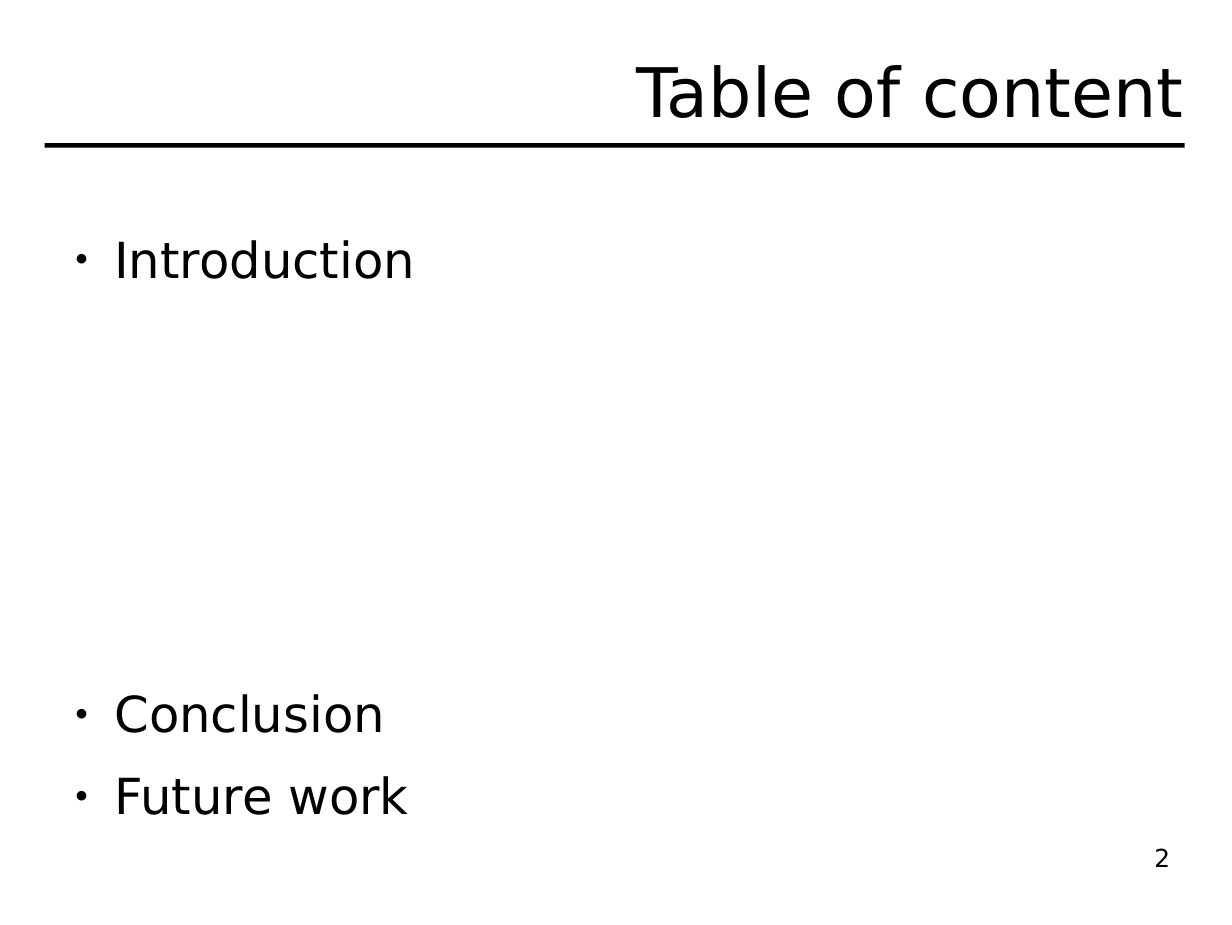
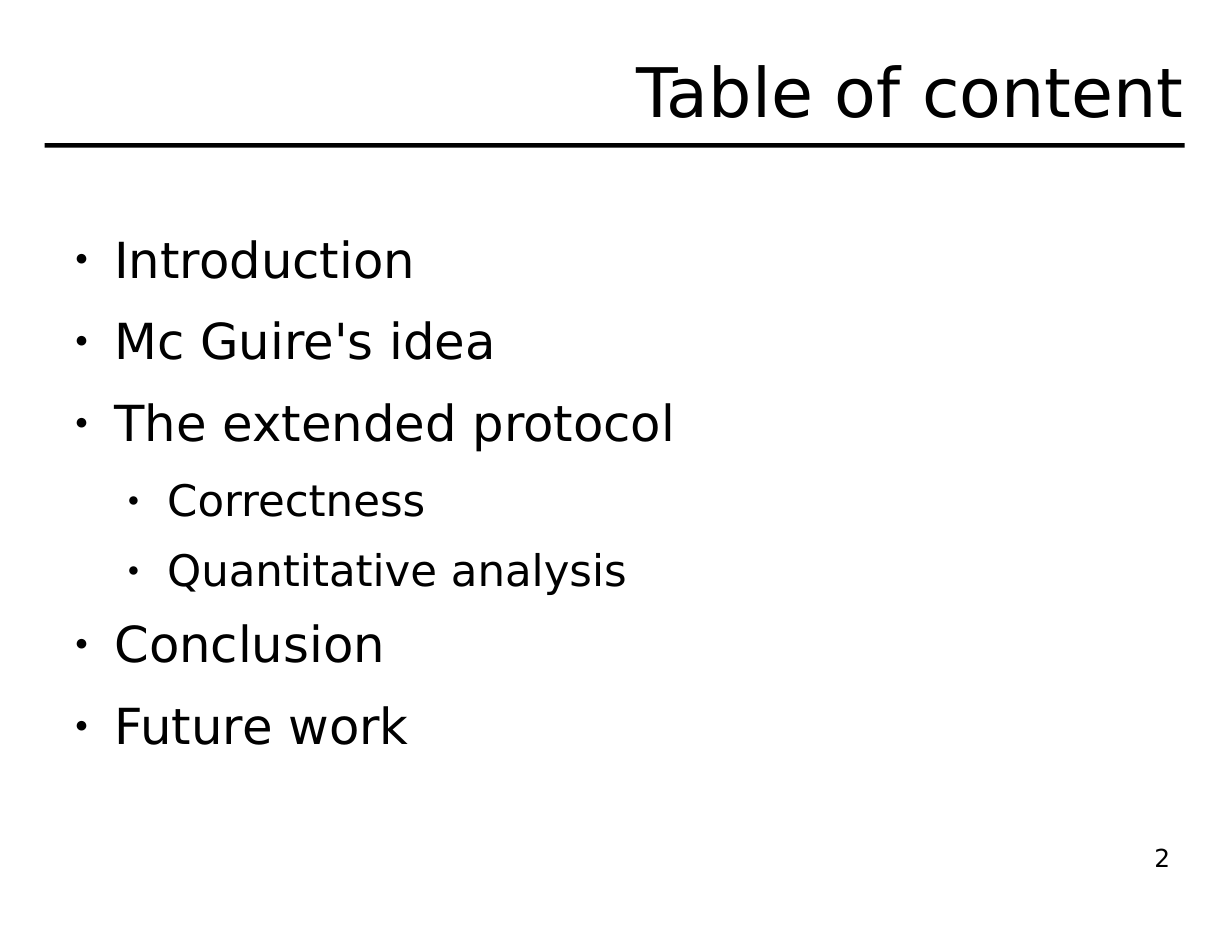
Before and after one commit to hydroo/minor-thesis-barriers, a slide deck: slide 2 of presentation/slides.odp. Drawn at 1232x925 pixels with LibreOffice and Linux fonts; fonts in the diff are those of the drawing. Boxes give left, top, right and bottom in pixels: in the first picture for what was removed or moved away, otherwise in the second. Text is boxed around its words. In the diff, an @@ line names an element or a change of style, - is before the commit and + after.

```diff
--- a/presentation/slides.odp
+++ b/presentation/slides.odp
@@ text at bbox=[114, 321, 676, 595]: paragraphs added @@
+● Mc Guire's idea
+● The extended protocol
+  ● Correctness
+  ● Quantitative analysis
```
Also in this commit, not shown: 3 other slides changed, 20 slides added, 1 slide removed, 12 other files.
